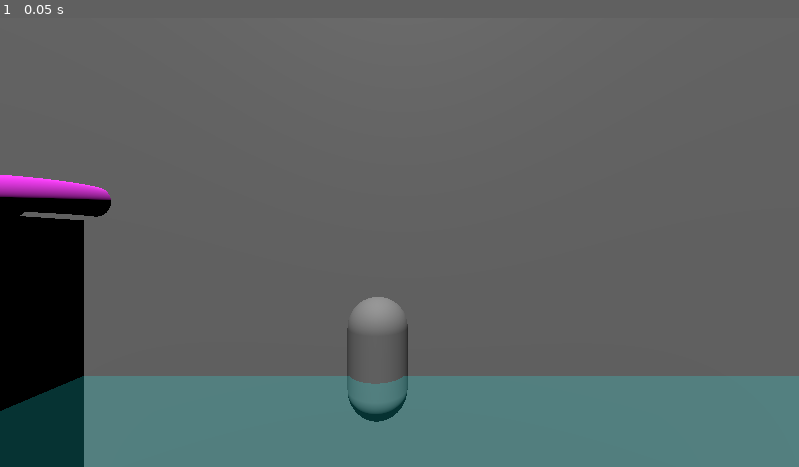
Above: before the commit, frame 1.
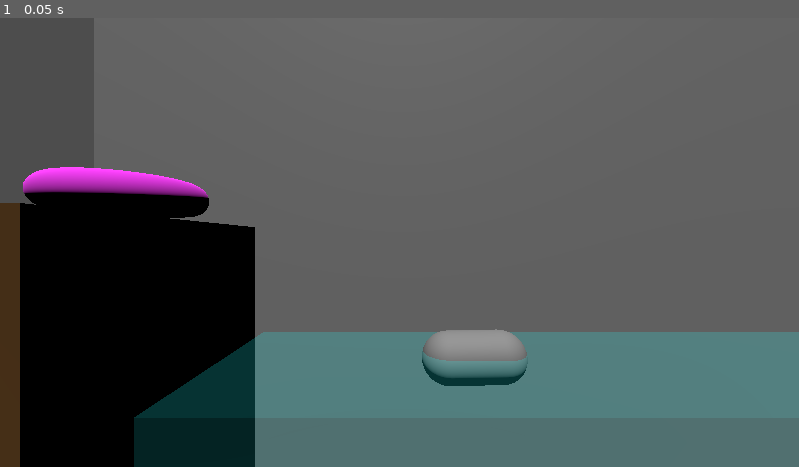
Above: after the commit, the same moment.

Repository: manusfishy/too-fishy
Game: Godot game, scene res://main_scene.tscn
The game is run twice, just before and just after one commit, with the same random seed, the same clock (stepped at 60 frames per second) and the same inputs.
Inputs:
- Up to frame 1 (0.05 s): no input

The runs differ from the first frame. In frame 1, 24% of the frame differs, in the area x 0-100%, y 33-100%.

Commit message:
setup a very simple scene

Diff:
--- a/main_scene.tscn
+++ b/main_scene.tscn
@@ -27,12 +27,12 @@
 mesh = SubResource("BoxMesh_o3jxj")
 
 [node name="Base" type="MeshInstance3D" parent="."]
-transform = Transform3D(1, 0, 0, 0, 1, 0, 0, 0, 1, 0.0491874, 2.59377, -0.236413)
+transform = Transform3D(1, 0, 0, 0, 1, 0, 0, 0, 1, 0.0491874, 2.59377, -2.72396)
 material_override = ExtResource("2_gyfs4")
 mesh = SubResource("TorusMesh_o3jxj")
 
 [node name="Camera3D" type="Camera3D" parent="."]
-transform = Transform3D(-0.999916, 0, -0.0129674, 0, 1, 0, 0.0129674, 0, -0.999916, -5.86048, 1.90701, -4.88317)
+transform = Transform3D(-0.999916, 0, -0.0129674, 0, 1, 0, 0.0129674, 0, -0.999916, -4.07385, 1.90701, -7.092)
 
 [node name="DirectionalLight3D" type="DirectionalLight3D" parent="."]
 transform = Transform3D(1, 0, 0, 0, -0.397036, 0.917803, 0, -0.917803, -0.397036, 0.377669, 5.22115, -2.09301)
@@ -42,11 +42,11 @@
 mesh = SubResource("QuadMesh_o3jxj")
 
 [node name="Submarine" type="MeshInstance3D" parent="."]
-transform = Transform3D(1, 0, 0, 0, 1, 0, 0, 0, 1, -5.43522, 0, 0)
+transform = Transform3D(0.023804, -0.999717, 0, 0.999717, 0.023804, 0, 0, 0, 1, -5.43522, -0.30823, -1.40896)
 mesh = SubResource("CapsuleMesh_d5x1h")
 
 [node name="Water" type="MeshInstance3D" parent="."]
-transform = Transform3D(-28.5457, 0, -0.0432478, 0, 39.7189, 0, 0.370194, 0, -3.33484, -15.079, -20.0701, -1.78541)
+transform = Transform3D(-28.5457, 0, -0.0432478, 0, 39.7189, 0, 0.370194, 0, -3.33484, -15.0989, -20.05, -1.77885)
 material_override = ExtResource("3_gyfs4")
 mesh = SubResource("BoxMesh_gyfs4")
 skeleton = NodePath("../Camera3D")
